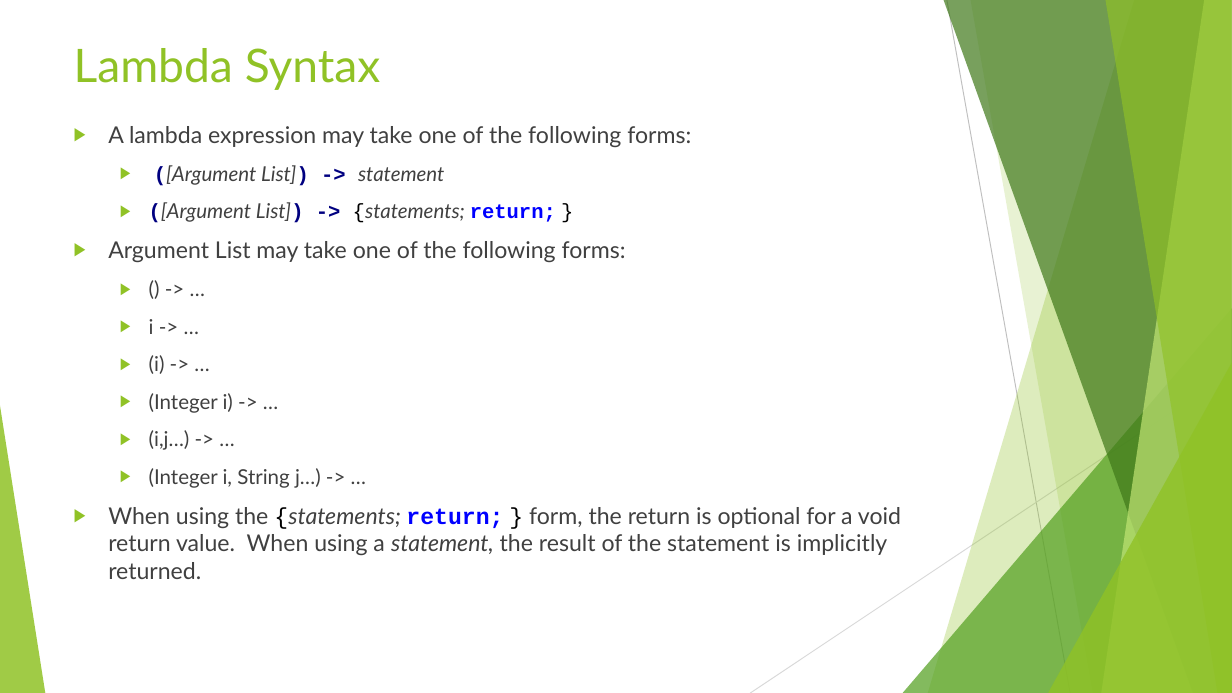
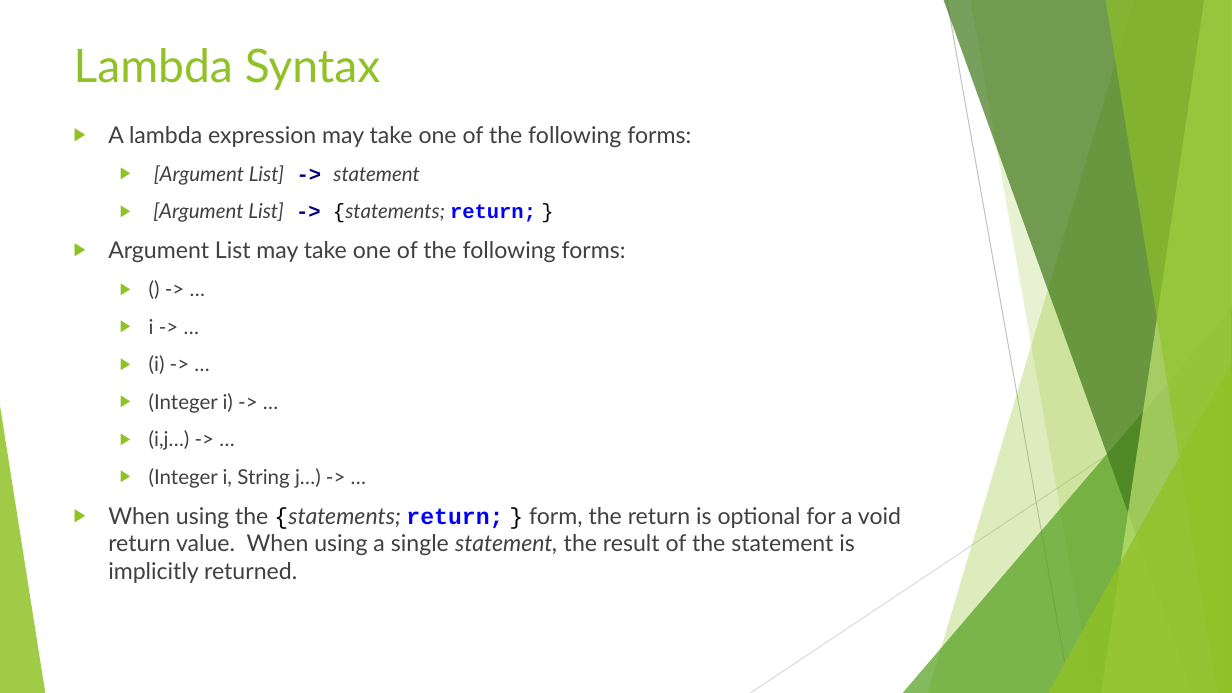
Before and after one commit to RichardRoda/2017-CodePaLOUsa-Lambda, a slide deck: slide 5 of Learning to Love the Lambda in the Stream.pptx. Drawn at 1232x693 pixels with LibreOffice and Linux fonts; fonts in the diff are those of the drawing. Boxes give left, top, right and bottom in pixels: in the first picture for what was removed or moved away, otherwise in the second. Text is boxed around its words. In the diff, an @@ line names an element or a change of style, - is before the commit and + after.

```diff
--- a/Learning to Love the Lambda in the Stream.pptx
+++ b/Learning to Love the Lambda in the Stream.pptx
@@ text at <box>153,165,536,223</box>: text changed @@
-  ▶ ([Argument List]) -> statement
-  ▶ ([Argument List]) -> {statements; return; }
+  ▶ [Argument List] -> statement
+  ▶ [Argument List] -> {statements; return; }
@@ text at <box>108,507,901,583</box>: text changed @@
-▶ When using the {statements; return; } form, the return is optional for a void return value. When using a statement, the result of the statement is implicitly returned.
+▶ When using the {statements; return; } form, the return is optional for a void return value. When using a single statement, the result of the statement is implicitly returned.
```
Also in this commit, not shown: 7 other slides changed, 1 other file.
